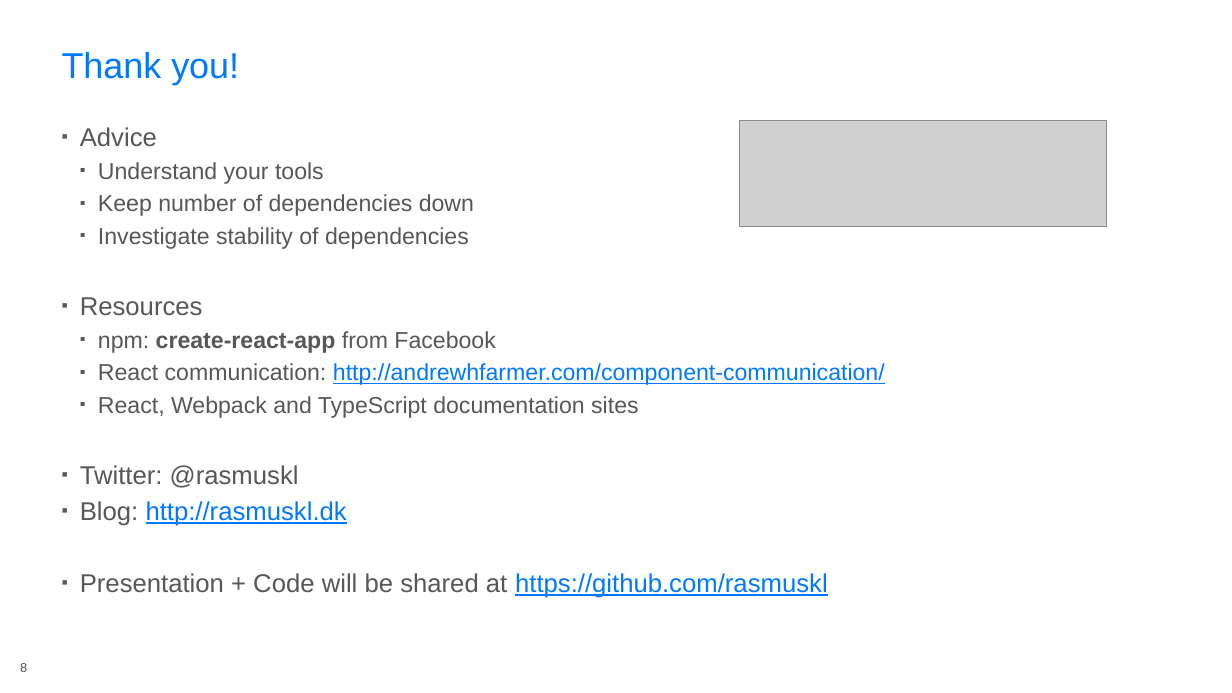
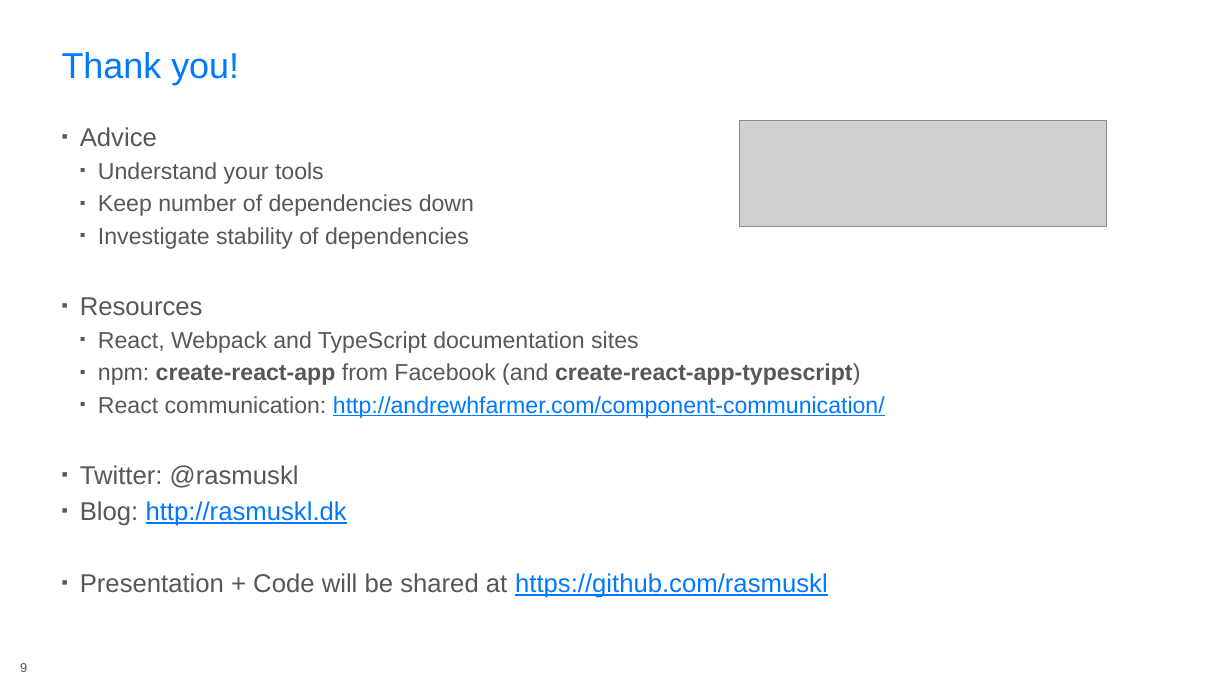
Before and after one commit to rasmuskl/react-webpack-typescript, a slide deck: slide 9 of 20170331-microsoft-60min/_notes/Presentation.pptx (slide 8 before the commit). Drawn at 1232x693 pixels with LibreOffice and Linux fonts; fonts in the diff are those of the drawing; grey boxes stand for pictures; background and template pictures are left out. Boxes give left, top, right and bottom in pixels: in the first picture for what was removed or moved away, otherwise in the second. Text is boxed around its words. In the diff, an @@ line names an element or a change of style, - is before the commit and + after.

Commit message:
Updated WebApp webpack-dev-server port to 9090 to avoid clash on 8080. Updated slides.

```diff
--- a/20170331-microsoft-60min/_notes/Presentation.pptx
+++ b/20170331-microsoft-60min/_notes/Presentation.pptx
@@ text at <box>98,331,861,385</box>: text changed @@
-  ▪ npm: create-react-app from Facebook
+  ▪ React, Webpack and TypeScript documentation sites
+  ▪ npm: create-react-app from Facebook (and create-react-app-typescript)
@@ text at <box>98,396,638,418</box>: paragraph removed @@
-  ▪ React, Webpack and TypeScript documentation sites
```
Also in this commit, not shown: 4 other slides changed, 1 slide added, 2 other files.
